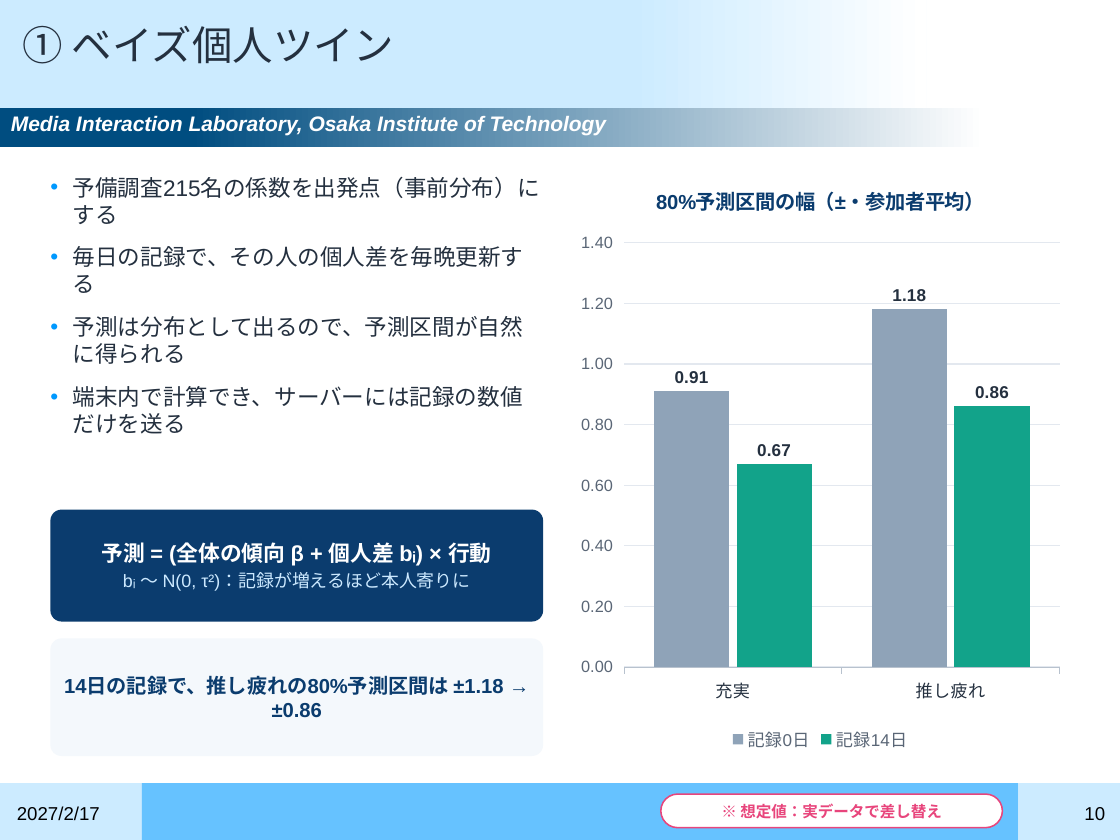
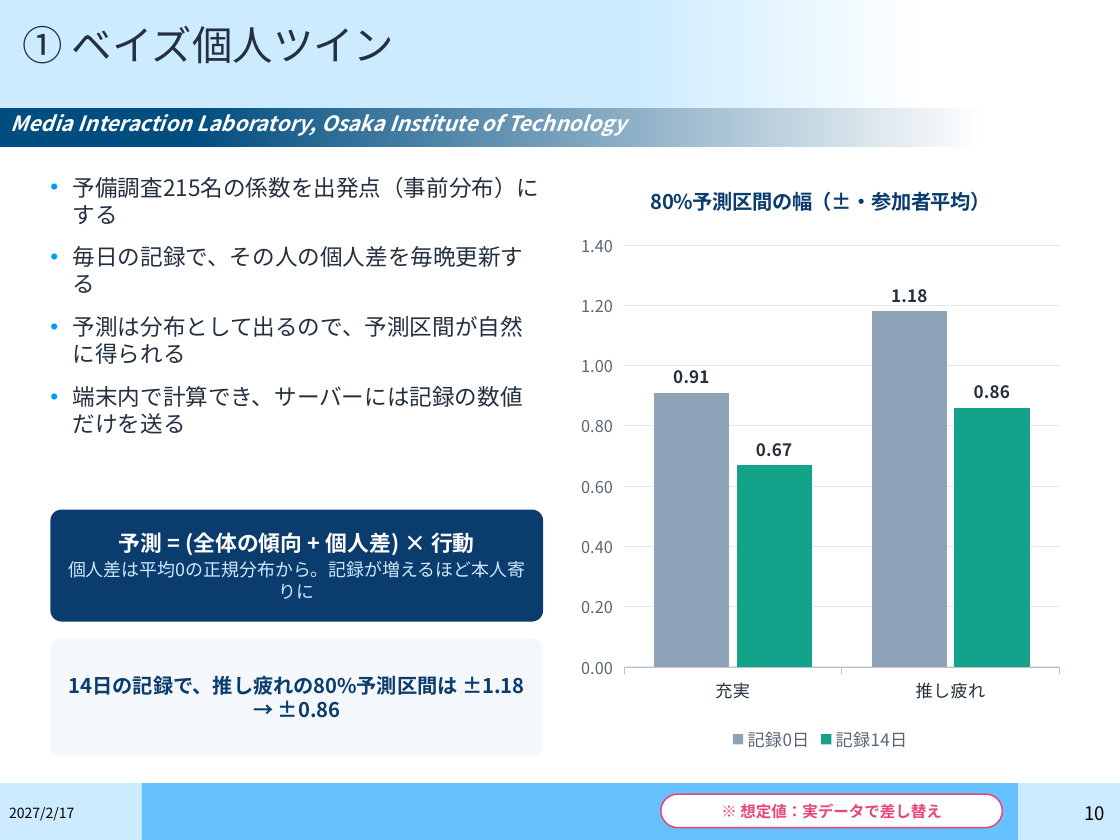
Before and after one commit to gen3121/semonster, a slide deck: slide 10 of research-materials/slides/07_発表①_20270217_修士論文公聴会.pptx. Drawn at 1120x840 pixels with LibreOffice and Linux fonts; fonts in the diff are those of the drawing; background and template pictures are left out. Boxes give left, top, right and bottom in pixels: in the first picture for what was removed or moved away, otherwise in the second. Text is boxed around its words. In the diff, an @@ line names an element or a change of style, - is before the commit and + after.

```diff
--- a/research-materials/slides/07_発表①_20270217_修士論文公聴会.pptx
+++ b/research-materials/slides/07_発表①_20270217_修士論文公聴会.pptx
@@ font Arial to Noto Sans CJK JP in 4 elements at (x1=1085, y1=806, x2=1106, y2=821), (x1=73, y1=177, x2=540, y2=434), (x1=50, y1=638, x2=543, y2=756), (x1=11, y1=114, x2=626, y2=136) @@
@@ column chart at (x1=571, y1=162, x2=1070, y2=756) @@
@@ data labels of 記録0日 changed @@
@@ data labels of 記録14日 changed @@
@@ legend changed @@
@@ category axis changed @@
@@ value axis changed @@
@@ lettering changed @@
@@ text at (x1=68, y1=532, x2=525, y2=599): text changed; font Arial to Noto Sans CJK JP @@
-予測 = (全体の傾向 β + 個人差 bᵢ) × 行動
-bᵢ ～ N(0, τ²)：記録が増えるほど本人寄りに
+予測 = (全体の傾向 + 個人差) × 行動
+個人差は平均0の正規分布から。記録が増えるほど本人寄りに
@@ text "2027/2/17" at (x1=9, y1=807, x2=74, y2=821): size 12 to 9 pt, font Arial to Noto Sans CJK JP @@
```
Also in this commit, not shown: 22 other slides changed, 33 other files.
